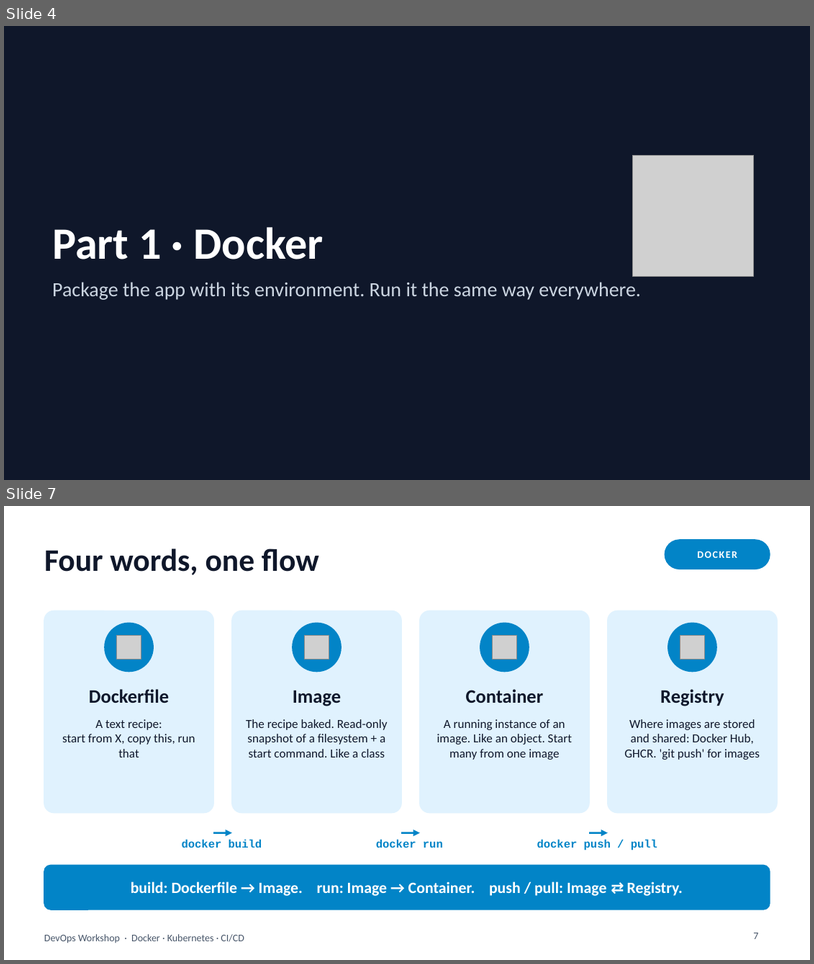
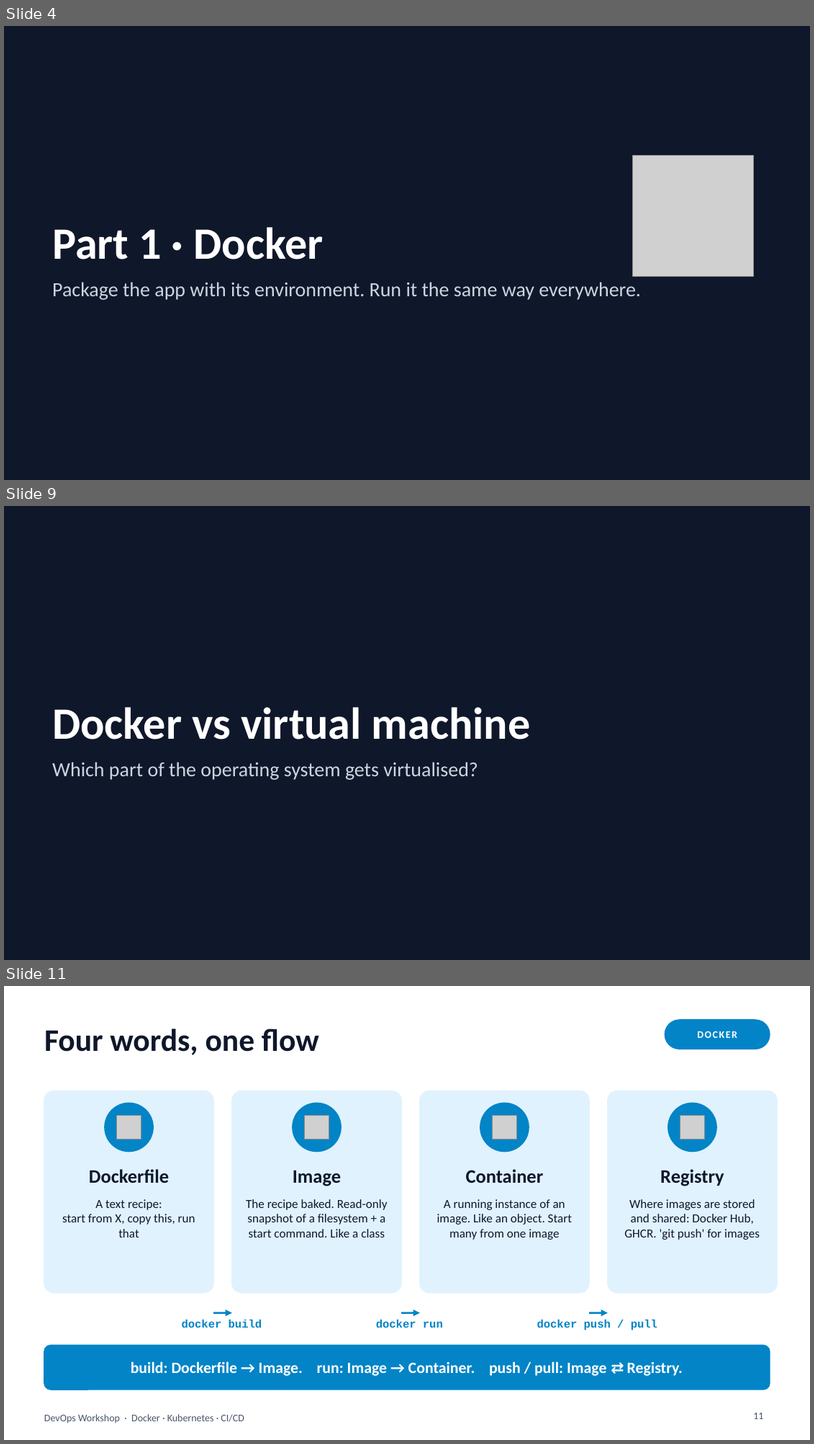
Before and after one commit to Atomiicradius/devops-session-10-26, a slide deck: slides/devops-workshop.pptx. Shown one above the other, each under a label of ours: slides 4 and 7 before the commit, slides 4, 9 and 11 after it; the slides between them are not shown. The pictures are 814x964 and 814x1444 pixels, drawn with LibreOffice and Linux fonts; fonts in the diff are those of the drawing; grey boxes stand for pictures. Boxes give left, top, right and bottom in pixels: in the first picture for what was removed or moved away, otherwise in the second. Text is boxed around its words. In the diff, an @@ line names an element or a change of style, - is before the commit and + after.

```diff
--- a/slides/devops-workshop.pptx
+++ b/slides/devops-workshop.pptx
@@ slide 9 added at <box>4,506,810,960</box>, background #0F172A @@
@@ title added at <box>52,707,530,739</box>, 40 pt, text #FFFFFF, bold @@
+Docker vs virtual machine
@@ text added at <box>52,762,478,780</box>, 18 pt, text #CBD5E1 @@
+Which part of the operating system gets virtualised?
@@ what was slide 7 is now slide 11 @@
@@ page number at <box>754,1412,764,1419</box>: text changed @@
-7
+11
```
Also in this commit, not shown: 7 slides changed, 8 other slides added, 1 slide removed, 2 other files.
